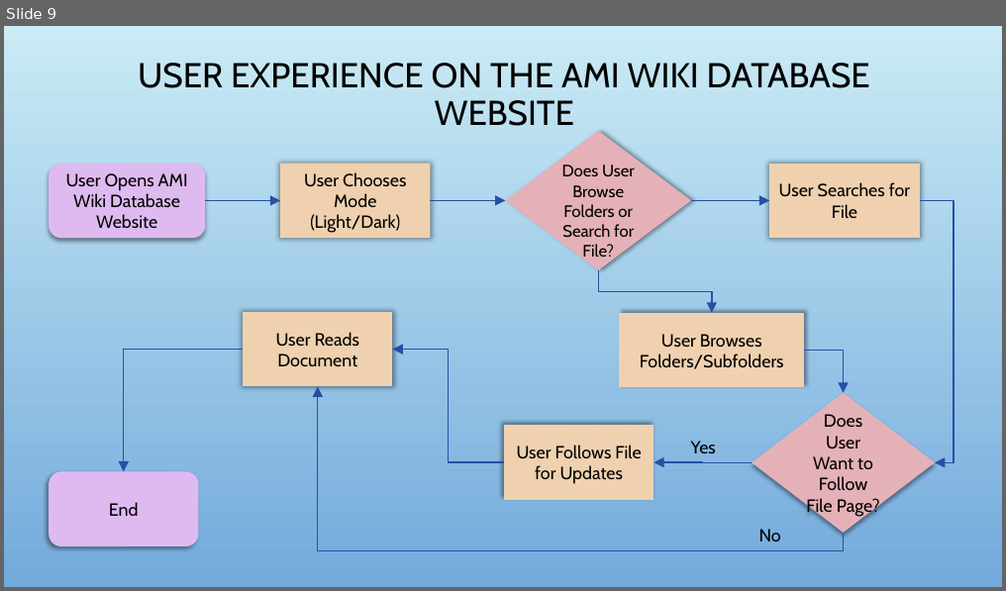
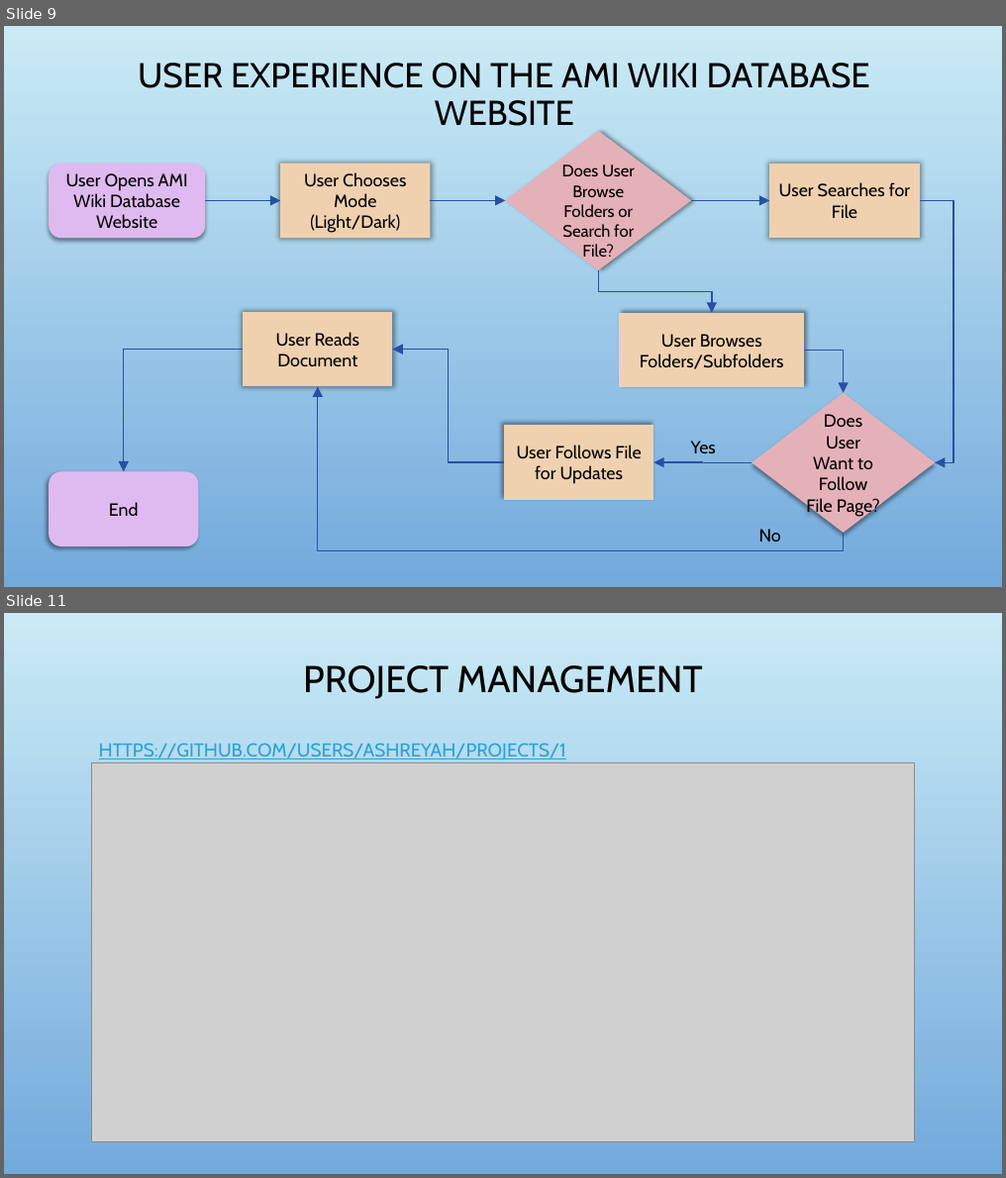
Before and after one commit to ashreyah/Coned-Internship, a slide deck: Deliverables/Diagrams_ConEd_Internship.pptx. Shown one above the other, each under a label of ours: slide 9 before the commit, slides 9 and 11 after it; the slides between them are not shown. The pictures are 1006x591 and 1006x1178 pixels, drawn with LibreOffice and Linux fonts; fonts in the diff are those of the drawing; grey boxes stand for pictures; background and template pictures are left out. Boxes give left, top, right and bottom in pixels: in the first picture for what was removed or moved away, otherwise in the second. Text is boxed around its words. In the diff, an @@ line names an element or a change of style, - is before the commit and + after.

```diff
--- a/Deliverables/Diagrams_ConEd_Internship.pptx
+++ b/Deliverables/Diagrams_ConEd_Internship.pptx
@@ slide 11 added at [4, 613, 1002, 1174], background picture (left out) @@
@@ title added at [303, 665, 703, 699], 36 pt, text #000000 @@
+PROJECT MANAGEMENT
@@ text added at [99, 743, 566, 760], 18 pt, text #2AA2DA, underline @@
+HTTPS://GITHUB.COM/USERS/ASHREYAH/PROJECTS/1
@@ picture added at [91, 762, 915, 1142] @@
```
Also in this commit, not shown: 1 slide changed, 1 other slide added.
